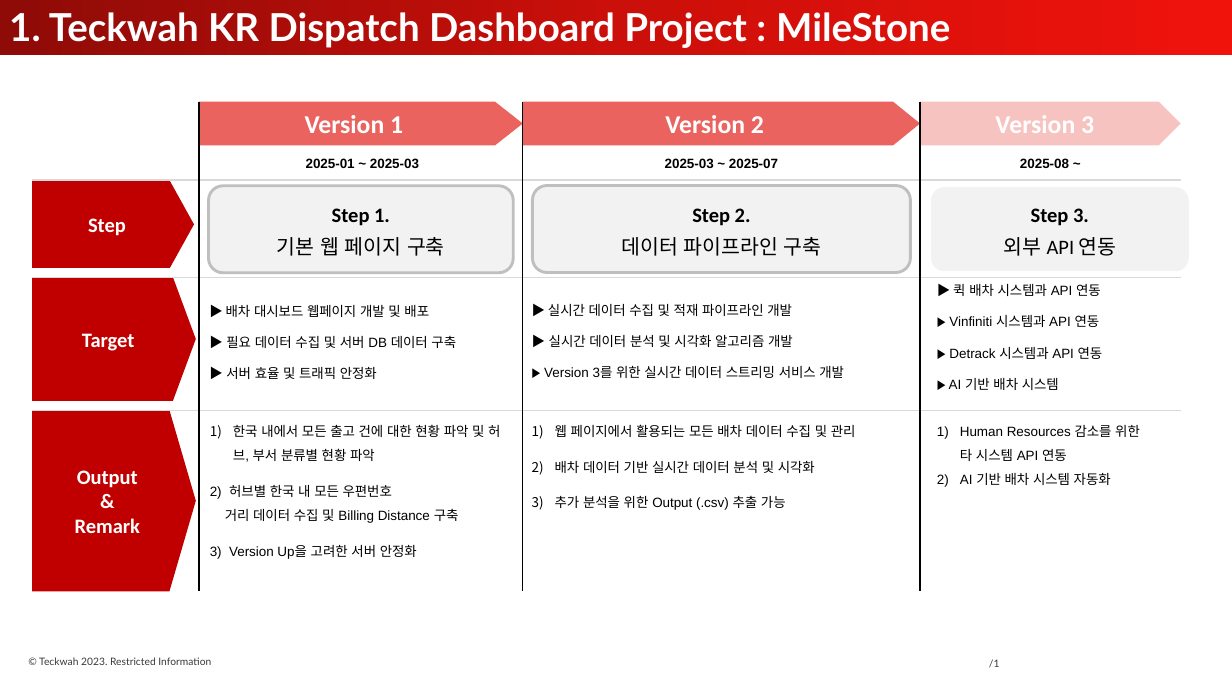
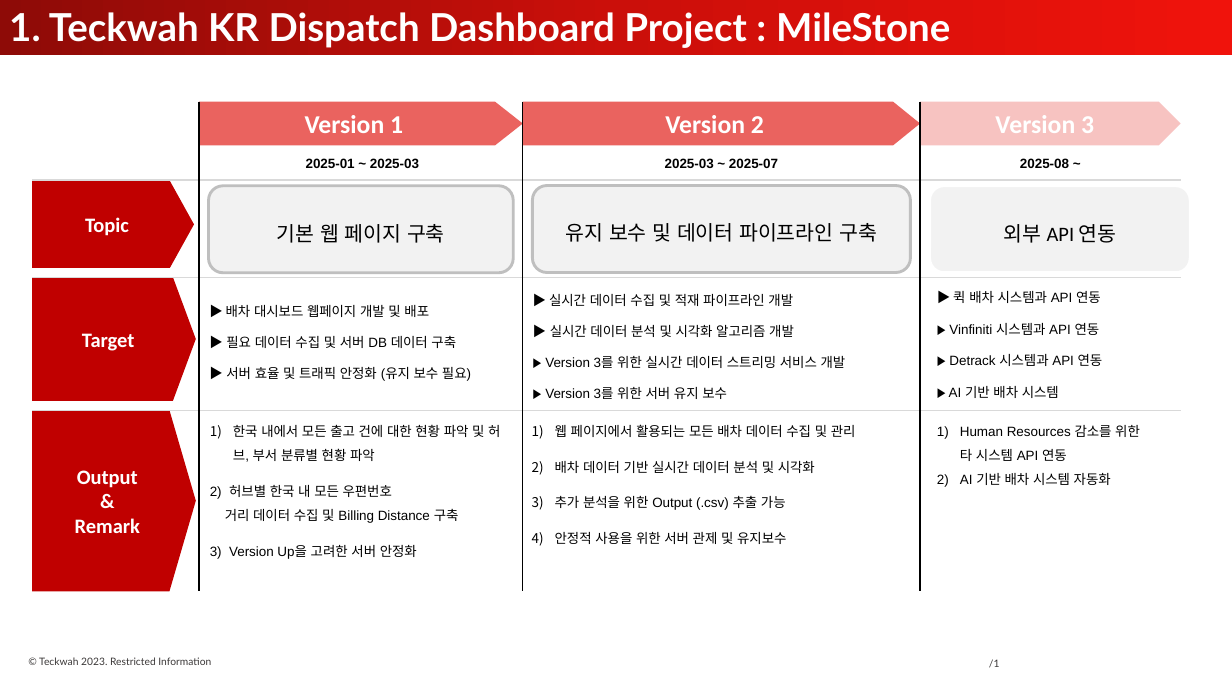
Before and after one commit to ppark-jjong/TWLKR-TMS, a slide deck: slide 1 of TWLKR Dispatch Dashboard Project.pptx. Drawn at 1232x693 pixels with LibreOffice and Linux fonts; fonts in the diff are those of the drawing; background and template pictures are left out. Boxes give left, top, right and bottom in pixels: in the first picture for what was removed or moved away, otherwise in the second. Text is boxed around its words. In the diff, an @@ line names an element or a change of style, - is before the commit and + after.

```diff
--- a/TWLKR Dispatch Dashboard Project.pptx
+++ b/TWLKR Dispatch Dashboard Project.pptx
@@ text in rounded rectangle at [332,208,390,226]: paragraph removed @@
-Step 1.
@@ vertical alignment top to middle in 3 elements at [209,186,514,273], [930,186,1190,273], [532,186,910,273] @@
@@ text in rounded rectangle at [1031,208,1089,226]: paragraph removed @@
-Step 3.
@@ text in pentagon arrow at [85,217,129,236]: text changed @@
-Step
+Topic
@@ text in rounded rectangle at [566,223,877,242]: text changed @@
-Step 2.
-데이터 파이프라인 구축
+유지 보수 및 데이터 파이프라인 구축
@@ text "▶ 실시간 데이터 수집 및 ...": place and size @@
-text "▶ 실시간 데이터 수집 및 ..." at [544,304,844,378]
+text "▶ 실시간 데이터 수집 및 ..." at [545,294,846,399]
@@ text "▶ 퀵 배차 시스템과 API ...": place and size @@
-text "▶ 퀵 배차 시스템과 API ..." at [949,284,1103,390]
+text "▶ 퀵 배차 시스템과 API ..." at [949,291,1103,398]
@@ text at [226,367,471,381]: text changed @@
-▶ 서버 효율 및 트래픽 안정화
+▶ 서버 효율 및 트래픽 안정화 (유지 보수 필요)
@@ text at [545,387,727,399]: paragraph added @@
+▶ Version 3를 위한 서버 유지 보수
@@ text at [555,532,786,544]: paragraph added @@
+4) 안정적 사용을 위한 서버 관제 및 유지보수
```
Also in this commit, not shown: 1 other slide changed, 28 other files.
